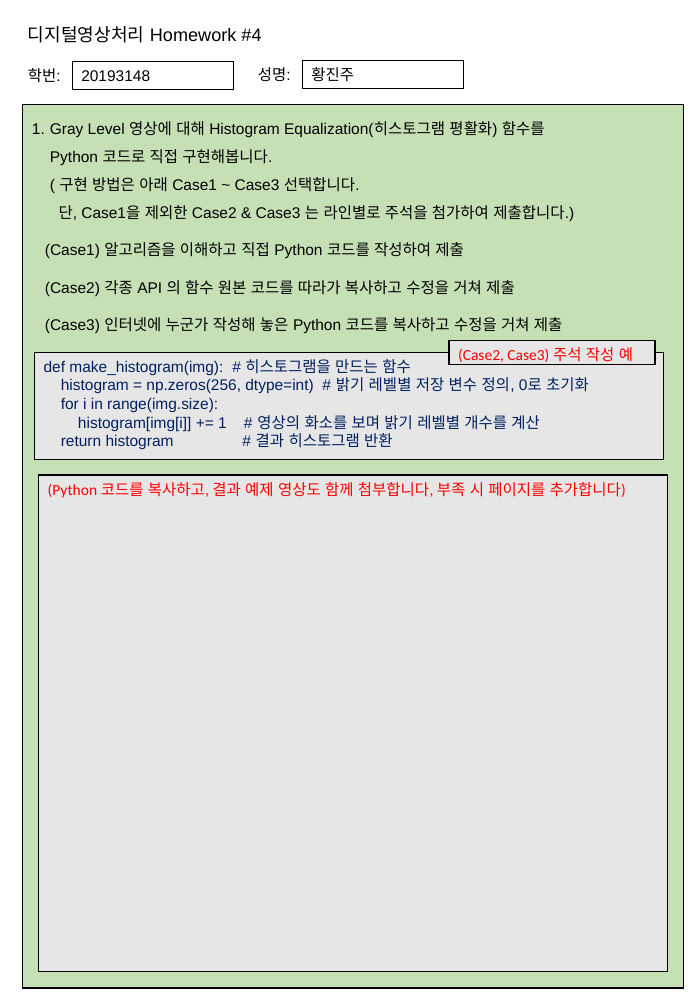
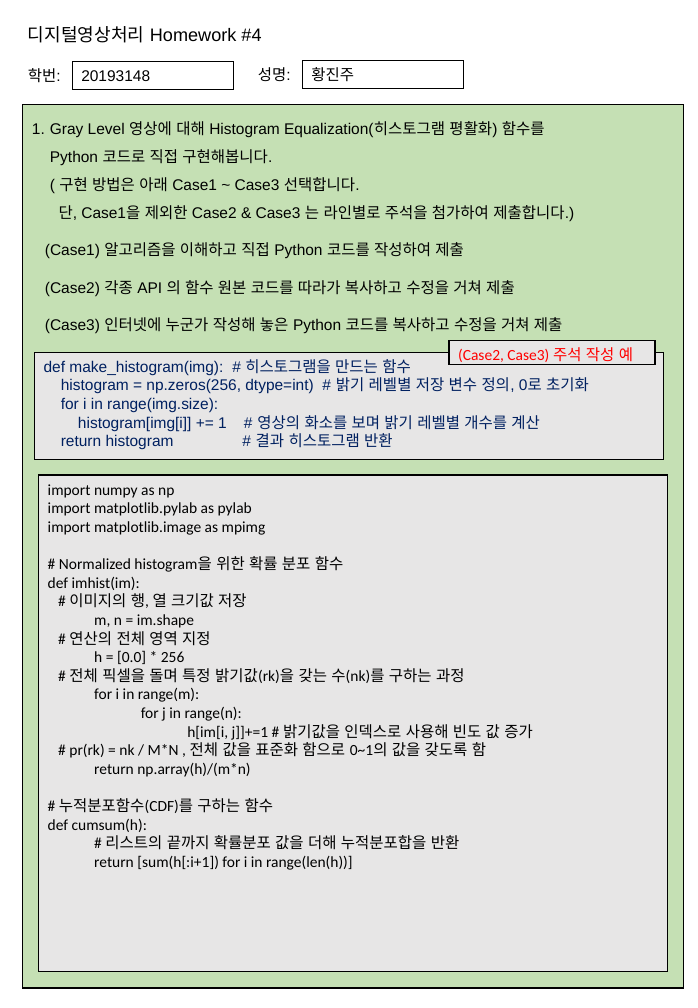
Before and after one commit to oMFDOo/School_3.1, a slide deck: slide 1 of 디지털 영상처리/디지털영상처리(Homework#04).pptx. Drawn at 698x1008 pixels with LibreOffice and Linux fonts; fonts in the diff are those of the drawing. Boxes give left, top, right and bottom in pixels: in the first picture for what was removed or moved away, otherwise in the second. Text is boxed around its words. In the diff, an @@ line names an element or a change of style, - is before the commit and + after.

```diff
--- a/디지털 영상처리/디지털영상처리(Homework#04).pptx
+++ b/디지털 영상처리/디지털영상처리(Homework#04).pptx
@@ text in rectangle at (48,484,533,870): text changed; text colour #FF0000 to #000000 @@
-(Python 코드를 복사하고, 결과 예제 영상도 함께 첨부합니다, 부족 시 페이지를 추가합니다)
+import numpy as np
+import matplotlib.pylab as pylab
+import matplotlib.image as mpimg
+# Normalized histogram을 위한 확률 분포 함수
+def imhist(im):
+# 이미지의 행, 열 크기값 저장
+m, n = im.shape
+# 연산의 전체 영역 지정
+h = [0.0] * 256
+# 전체 픽셀을 돌며 특정 밝기값(rk)을 갖는 수(nk)를 구하는 과정
+for i in range(m):
+for j in range(n):
+h[im[i, j]]+=1 # 밝기값을 인덱스로 사용해 빈도 값 증가
+# pr(rk) = nk / M*N , 전체 값을 표준화 함으로 0~1의 값을 갖도록 함
+return np.array(h)/(m*n)
+# 누적분포함수(CDF)를 구하는 함수
+def cumsum(h):
+# 리스트의 끝까지 확률분포 값을 더해 누적분포합을 반환
+return [sum(h[:i+1]) for i in range(len(h))]
```
Also in this commit, not shown: 2 slides added, 1 slide removed.
